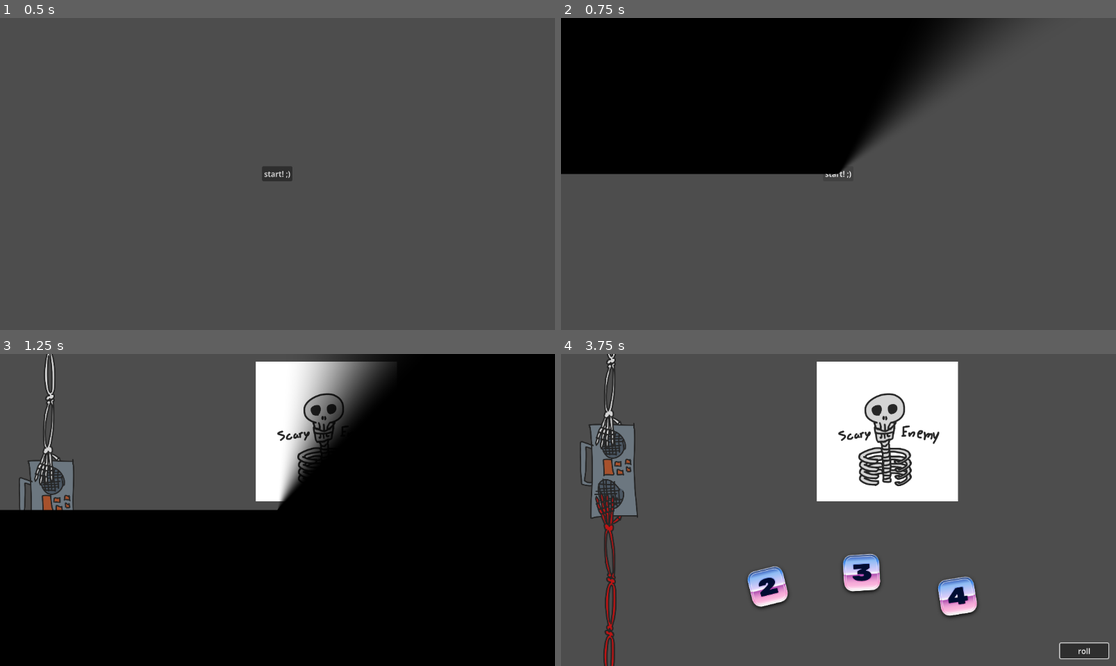
Above: before the commit, frames 1-4 (two rows, left to right).
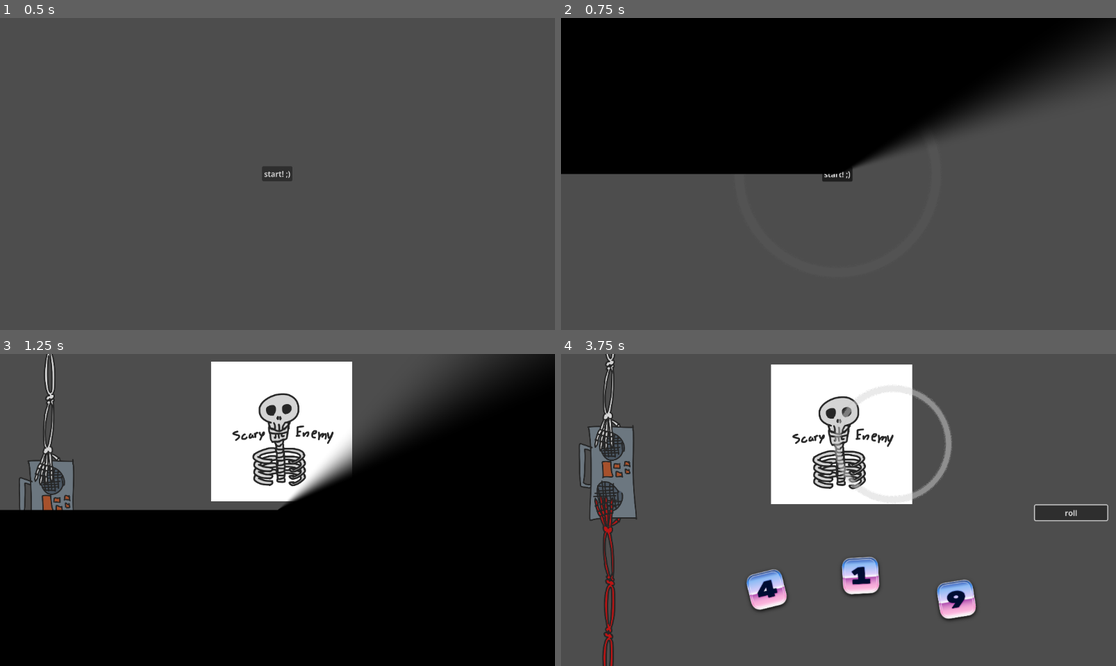
Above: after the commit, the same moments.

Repository: vhoyer/ludum_dare_60
Game: Godot game, scene res://stages/main_menu/main_menu.tscn
Two runs of this game, one before a commit and one after it. Both use one fixed random seed, a clock stepped at 60 frames per second and the inputs below.
Inputs (mouse positions are in pixels of both pictures, inside the frame that each line leads up to):
- Up to frame 1 (0.5 s): no input
- Up to frame 2 (0.75 s): click "start! ,)" at 0.5 s
- Up to frame 3 (1.25 s): no input
- Up to frame 4 (3.75 s): move the mouse to (960, 494) at 1.27 s; hold Right (ui_right) 1.28-2 s; tap K at 1.35, 2.85, 3.6 s; click (960, 494) at 1.42 s; click "roll" at 2 s; move the mouse to (727, 525) at 2.77 s; hold Down (ui_down) 2.78-3.53 s; click (727, 525) at 2.92 s; move the mouse to (894, 441) at 3.52 s; hold Right (ui_right) from 3.53 s (still down); click (894, 441) at 3.67 s

Frame 1 is identical in both runs. In frame 2, 11% of the frame differs, in the area x 47-100%, y 0-53%; in frame 3, 15%; in frame 4, 17%, in the area x 3-99%, y 0-100%.

Commit message:
✨ Add a game cursor to handle using the tools

Diff:
--- /dev/null
+++ b/components/game_cursor/cursor_resource.gd
@@ -0,0 +1,42 @@
+class_name CursorResource
+extends Resource
+
+
+@export_group('normal')
+@export
+var _normal: Texture2D
+
+@export
+var _normal_offset: Vector2
+
+@export_group('pressed')
+@export
+var _pressed: Texture2D
+
+@export
+var _pressed_offset: Vector2
+
+
+enum Type {
+	NORMAL,
+	PRESSED,
+}
+
+const TYPE_NORMAL = Type.NORMAL
+const TYPE_PRESSED = Type.PRESSED
+
+
+func apply(sprite: Sprite2D, type: Type) -> void:
+	var new_texture: Texture2D
+	var new_offset: Vector2
+
+	match type:
+		Type.NORMAL:
+			new_texture = _normal
+			new_offset = _normal_offset
+		Type.PRESSED:
+			new_texture = _pressed
+			new_offset = _pressed_offset
+
+	sprite.texture = new_texture
+	sprite.offset = new_offset
--- /dev/null
+++ b/components/game_cursor/game_cursor.gd
@@ -0,0 +1,35 @@
+class_name GameCursor
+extends Node2D
+
+
+@export
+var cursor: CursorResource
+
+
+@onready
+var _cursor_sprite: Sprite2D = %Cursor
+
+@onready
+var _particles: GPUParticles2D = %Particles
+
+
+func _ready() -> void:
+	cursor.apply(_cursor_sprite, CursorResource.TYPE_NORMAL)
+
+
+func _process(_delta: float) -> void:
+	self.position = get_viewport().get_mouse_position()
+
+
+func _input(event: InputEvent) -> void:
+	if event is InputEventMouseButton:
+		if event.button_index == MOUSE_BUTTON_LEFT:
+			if event.is_pressed():
+				cursor.apply(_cursor_sprite, CursorResource.TYPE_PRESSED)
+				_impact()
+			else:
+				cursor.apply(_cursor_sprite, CursorResource.TYPE_NORMAL)
+
+func _impact() -> void:
+	VHDUtils.camera_2d_shake(self, 10, 0.2)
+	_particles.restart()
--- /dev/null
+++ b/components/game_cursor/game_cursor.tscn
@@ -0,0 +1,55 @@
+[gd_scene format=3 uid="uid://usqu7frh72wo"]
+
+[ext_resource type="Script" uid="uid://bfrgc2xrx58px" path="res://components/game_cursor/game_cursor.gd" id="1_0mnap"]
+[ext_resource type="Texture2D" uid="uid://cq5q4q1it8mwt" path="res://assets/cursor/right_hand.png" id="2_kqhv7"]
+[ext_resource type="Script" uid="uid://ea62rs5o56wh" path="res://components/game_cursor/cursor_resource.gd" id="3_gjuo2"]
+[ext_resource type="Texture2D" uid="uid://bbecw3msbwwvw" path="res://assets/cursor/wave.png" id="3_kqhv7"]
+
+[sub_resource type="Resource" id="Resource_n26ti"]
+script = ExtResource("3_gjuo2")
+pressed = ExtResource("2_kqhv7")
+pressed_offset = Vector2(-132, -132)
+metadata/_custom_type_script = "uid://ea62rs5o56wh"
+
+[sub_resource type="Curve" id="Curve_44guq"]
+_data = [Vector2(0, 1), 0.0, -2.8594224, 0, 0, Vector2(1, 0), 0.0, 0.0, 0, 0]
+point_count = 2
+
+[sub_resource type="CurveTexture" id="CurveTexture_wbdmm"]
+curve = SubResource("Curve_44guq")
+
+[sub_resource type="Curve" id="Curve_gjuo2"]
+_data = [Vector2(0, 0), 0.0, 3.193123, 0, 0, Vector2(1, 1), 0.0, 0.0, 0, 0]
+point_count = 2
+
+[sub_resource type="CurveTexture" id="CurveTexture_0mnap"]
+curve = SubResource("Curve_gjuo2")
+
+[sub_resource type="ParticleProcessMaterial" id="ParticleProcessMaterial_n26ti"]
+particle_flag_disable_z = true
+gravity = Vector3(0, 0, 0)
+scale_curve = SubResource("CurveTexture_0mnap")
+alpha_curve = SubResource("CurveTexture_wbdmm")
+
+[node name="GameCursor" type="Node2D" unique_id=1907159996]
+process_mode = 3
+z_index = 100
+script = ExtResource("1_0mnap")
+cursor_pressed = ExtResource("2_kqhv7")
+cursor = SubResource("Resource_n26ti")
+
+[node name="Particles" type="GPUParticles2D" parent="." unique_id=1649770786]
+unique_name_in_owner = true
+emitting = false
+amount = 1
+texture = ExtResource("3_kqhv7")
+lifetime = 0.3
+one_shot = true
+explosiveness = 1.0
+process_material = SubResource("ParticleProcessMaterial_n26ti")
+
+[node name="Cursor" type="Sprite2D" parent="." unique_id=917597537]
+unique_name_in_owner = true
+scale = Vector2(0.75, 0.75)
+texture = ExtResource("2_kqhv7")
+centered = false
--- a/stages/main/main.gd
+++ b/stages/main/main.gd
@@ -5,10 +5,8 @@
 var dices_group: Node2D = %Dices
 
 
-func _on_roll_button_pressed() -> void:
+func _on_roll_button_button_down() -> void:
 	AudioEventBus.emit(AudioEventBus.DICE_ROLL_REQUESTED)
 
 	for dice: GameDice in dices_group.get_children():
-		dice.roll(randi() % 5 + 1)
-
-	VHDUtils.camera_2d_shake(self, 10, 0.2)
+		dice.roll(randi() % 10 + 1)
--- a/stages/main/main.tscn
+++ b/stages/main/main.tscn
@@ -4,6 +4,7 @@
 [ext_resource type="PackedScene" uid="uid://cvf0j1cif853i" path="res://components/game_dice/game_dice.tscn" id="2_5powy"]
 [ext_resource type="Texture2D" uid="uid://bgsm4wruhcjqm" path="res://assets/alien/enemy1.png" id="2_j6wwd"]
 [ext_resource type="PackedScene" uid="uid://cpsa1qlgdobpb" path="res://components/game_tug_of_war/game_tug_of_war.tscn" id="2_usqqw"]
+[ext_resource type="PackedScene" uid="uid://usqu7frh72wo" path="res://components/game_cursor/game_cursor.tscn" id="2_woy08"]
 
 [node name="Main" type="HBoxContainer" unique_id=1820559237]
 anchors_preset = 15
@@ -15,6 +16,8 @@
 
 [node name="Camera2D" type="Camera2D" parent="." unique_id=1225823530]
 anchor_mode = 0
+
+[node name="GameCursor" parent="Camera2D" unique_id=1907159996 instance=ExtResource("2_woy08")]
 
 [node name="GameTugOfWar" parent="." unique_id=598563760 instance=ExtResource("2_usqqw")]
 layout_mode = 2
@@ -56,7 +59,7 @@
 
 [node name="SubViewport" type="SubViewport" parent="VBoxContainer/Dices/HBoxContainer/SubViewportContainer" unique_id=2068035278]
 handle_input_locally = false
-size = Vector2i(800, 290)
+size = Vector2i(730, 290)
 render_target_update_mode = 4
 
 [node name="Dices" type="Node2D" parent="VBoxContainer/Dices/HBoxContainer/SubViewportContainer/SubViewport" unique_id=1878736496]
@@ -71,15 +74,20 @@
 [node name="GameDice3" parent="VBoxContainer/Dices/HBoxContainer/SubViewportContainer/SubViewport/Dices" unique_id=70781987 instance=ExtResource("2_5powy")]
 position = Vector2(603, 161)
 
-[node name="VBoxContainer" type="VBoxContainer" parent="VBoxContainer/Dices/HBoxContainer" unique_id=1919894881]
-custom_minimum_size = Vector2(100, 0)
+[node name="MarginContainer" type="MarginContainer" parent="." unique_id=1203254494]
+layout_mode = 2
+theme_type_variation = &"MarginContainerMedium"
+theme_override_constants/margin_left = 16
+
+[node name="VBoxContainer2" type="VBoxContainer" parent="MarginContainer" unique_id=1919894881]
+custom_minimum_size = Vector2(150, 0)
 layout_mode = 2
 size_flags_horizontal = 8
-size_flags_vertical = 8
+size_flags_vertical = 4
 
-[node name="RollButton" type="Button" parent="VBoxContainer/Dices/HBoxContainer/VBoxContainer" unique_id=765454622]
+[node name="RollButton" type="Button" parent="MarginContainer/VBoxContainer2" unique_id=765454622]
 layout_mode = 2
 size_flags_vertical = 8
 text = "roll"
 
-[connection signal="pressed" from="VBoxContainer/Dices/HBoxContainer/VBoxContainer/RollButton" to="." method="_on_roll_button_pressed"]
+[connection signal="button_down" from="MarginContainer/VBoxContainer2/RollButton" to="." method="_on_roll_button_button_down"]
--- a/stages/main_menu/main_menu.tscn
+++ b/stages/main_menu/main_menu.tscn
@@ -1,6 +1,7 @@
 [gd_scene format=3 uid="uid://bosgk23prc6ca"]
 
 [ext_resource type="Script" uid="uid://7i1g42nagf2j" path="res://stages/main_menu/start_button.gd" id="1_6almw"]
+[ext_resource type="PackedScene" uid="uid://usqu7frh72wo" path="res://components/game_cursor/game_cursor.tscn" id="2_owbi8"]
 
 [node name="Main" type="CenterContainer" unique_id=1983816057]
 anchors_preset = 15
@@ -14,3 +15,10 @@
 text = "start! ;)"
 script = ExtResource("1_6almw")
 next_stage = "uid://boew20gyqimy6"
+
+[node name="Camera2D" type="Camera2D" parent="." unique_id=1910558387]
+anchor_mode = 0
+
+[node name="GameCursor" parent="Camera2D" unique_id=1907159996 instance=ExtResource("2_owbi8")]
+
+[connection signal="button_down" from="StartButton" to="StartButton" method="_on_button_down"]
--- a/stages/main_menu/start_button.gd
+++ b/stages/main_menu/start_button.gd
@@ -3,6 +3,7 @@
 @export
 var next_stage: String
 
-func _pressed() -> void:
+
+func _on_button_down() -> void:
+	AudioEventBus.emit(AudioEventBus.BUTTON_PRESSED)
 	StageManager.push_stage(next_stage)
-	AudioEventBus.emit(AudioEventBus.BUTTON_PRESSED)
Binary file added: assets/cursor/right_hand.png
Not shown, added: assets/cursor/right_hand.png.import
Binary file added: assets/cursor/wave.png
Not shown, added: assets/cursor/wave.png.import
Not shown, added: components/game_cursor/cursor_resource.gd.uid
Not shown, added: components/game_cursor/game_cursor.gd.uid
